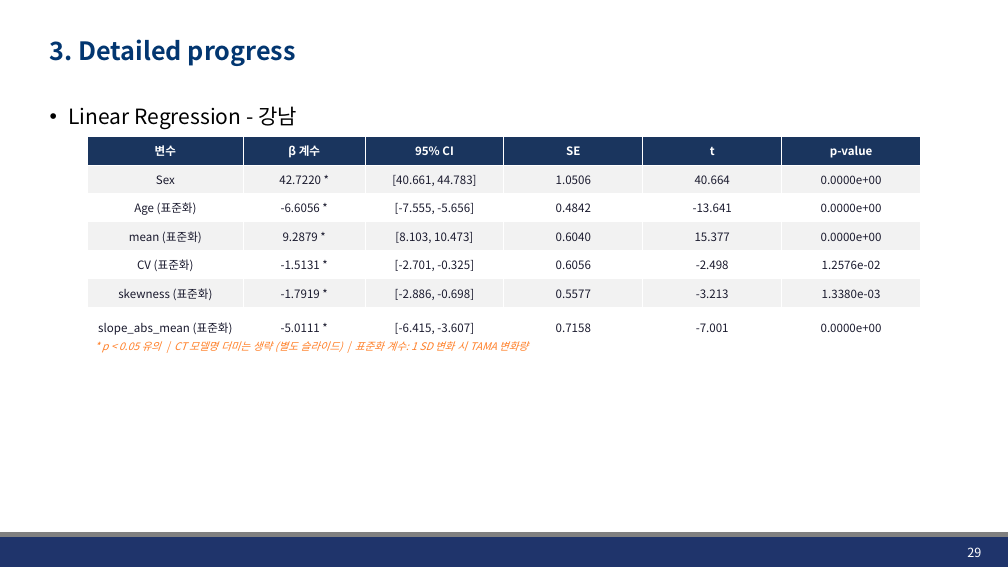
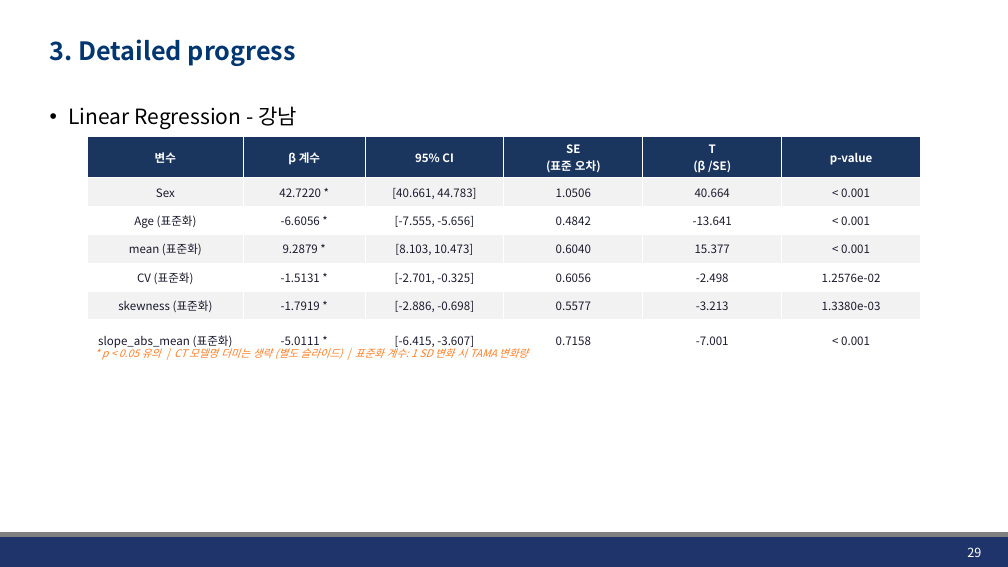
Before and after one commit to JHWannabe/2026-1_Study, a slide deck: slide 29 of 연구자료/260424_Linear_Logistic_Regression.pptx. Drawn at 1008x567 pixels with LibreOffice and Linux fonts; fonts in the diff are those of the drawing; background and template pictures are left out. Boxes give left, top, right and bottom in pixels: in the first picture for what was removed or moved away, otherwise in the second. Text is boxed around its words. In the diff, an @@ line names an element or a change of style, - is before the commit and + after.

```diff
--- a/연구자료/260424_Linear_Logistic_Regression.pptx
+++ b/연구자료/260424_Linear_Logistic_Regression.pptx
@@ table at box(87, 137, 922, 353) @@
-row 1, column 4: SE
+row 1, column 4: SE / (표준 오차)
-row 1, column 5: t
+row 1, column 5: T / (β /SE)
-row 2, column 6: 0.0000e+00
+row 2, column 6: < 0.001
-row 3, column 6: 0.0000e+00
+row 3, column 6: < 0.001
-row 4, column 6: 0.0000e+00
+row 4, column 6: < 0.001
-row 7, column 6: 0.0000e+00
+row 7, column 6: < 0.001
@@ text "* p < 0.05 유의 ...": place and size @@
-text "* p < 0.05 유의 ..." at box(102, 341, 528, 353)
+text "* p < 0.05 유의 ..." at box(102, 346, 528, 360)
```
Also in this commit, not shown: 8 other slides changed, 5 other files.
